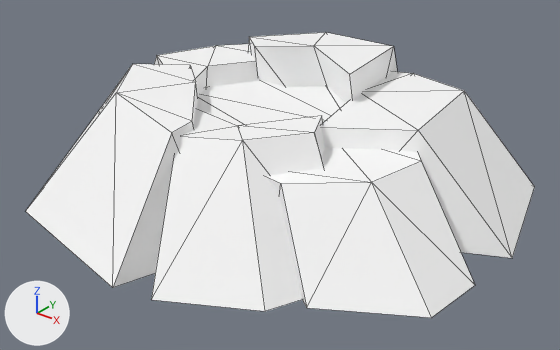
Two versions of the FBX model Assets/Models/Undead/MediumMore_SF_Env_Undead_LavaPit_02.fbx, one commit apart.
Before and after are seen from a camera (50 mm lens) standing at (3.38, -4.26, 2.75) and looking at (0.1, -0.15, 0.21). Arrows for +X, +Y and +Z are at lower left; the lights stay in place. Mesh edges are drawn as thin lines. Where no turn or scale is listed for an object, it has been applied to the vertices.

The older version as bpy lines, for what is in view:
```python
me_mesh = bpy.data.meshes.new('Mesh')
me_mesh.from_pydata(...)  # 75 vertices, 97 faces; spans x -1.87..1.83, y -1.73..1.6, z 0.0..1.0
me_mesh.materials.append(mat_pasted__pasted__lambert15)  # its picture is missing
ob_sf_env_undead_lavapit_02 = bpy.data.objects.new('SF_Env_Undead_LavaPit_02', me_mesh)
ob_sf_env_undead_lavapit_02.location = (0.0, 0.0, 0.0)
```
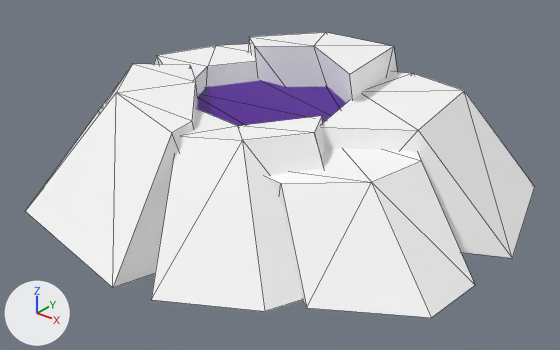
The change, as JSON lines over the scene's bpy script:
```json
{"op": "add", "block": "mat_lambert19", "code": ["mat_lambert19 = principled_material('lambert19')", "mat_lambert19.base_color = (0.0799, 0.0, 0.305)  # purple #500096"]}
{"block": "me_mesh", "where": "me_mesh.from_pydata(...)  # 75 vertices, 97 faces; spans x -1.87..1.83, y -1.73..1.6, z 0.0..1.0"}
{"block": "me_mesh", "where": "# used by ob_sf_env_undead_lavapit_02; location = (0.0, 0.0, 0.0)"}
{"block": "me_mesh", "change": "me_mesh part 1: all 6 faces centred in x -0.24..0.35, y -0.77..0.36, z 0.71 switch from mat_pasted__pasted__lambert15 (its picture is missing) to mat_lambert19 (purple #500096)"}
```

Changed parts and their boxes (x1, y1, x2, y2) in the pictures (560 x 350 px):
```json
{"part": 1, "of": "me_mesh", "change": "recoloured", "before": [197, 80, 346, 126], "after": [197, 80, 346, 126], "on screen": "white to purple"}
```
